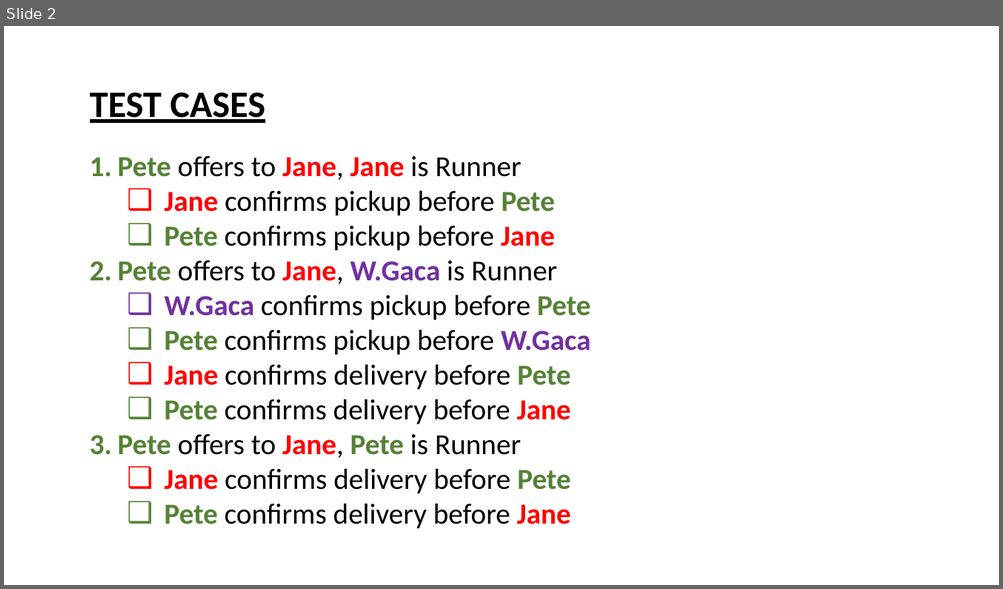
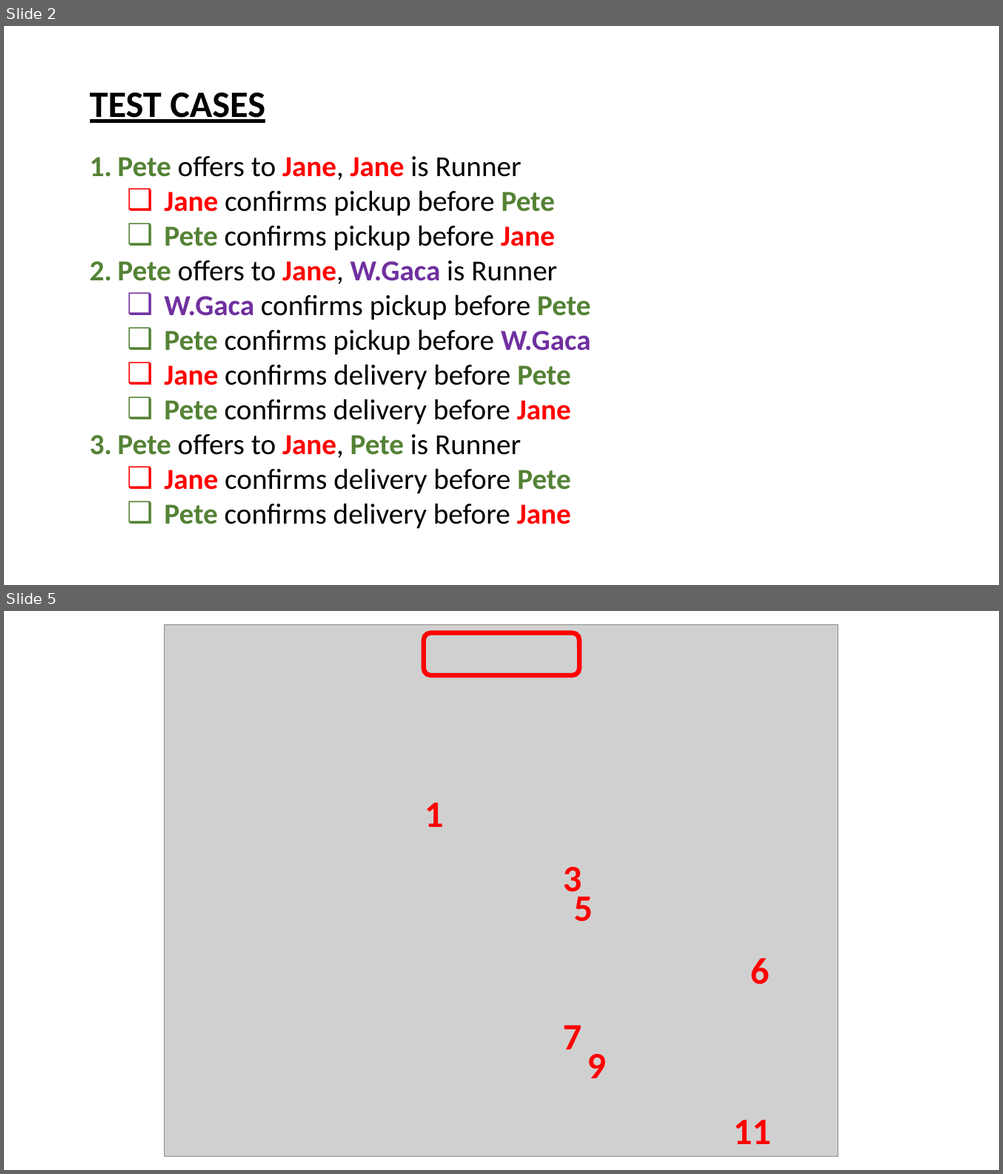
Before and after one commit to PFython/WGACA-UK, a slide deck: project management/Status Flow.pptx. Shown one above the other, each under a label of ours: slide 2 before the commit, slides 2 and 5 after it; the slides between them are not shown. The pictures are 1003x589 and 1003x1174 pixels, drawn with LibreOffice and Linux fonts; fonts in the diff are those of the drawing; grey boxes stand for pictures. Boxes give left, top, right and bottom in pixels: in the first picture for what was removed or moved away, otherwise in the second. Text is boxed around its words. In the diff, an @@ line names an element or a change of style, - is before the commit and + after.

```diff
--- a/project management/Status Flow.pptx
+++ b/project management/Status Flow.pptx
@@ slide 5 added at box(4, 611, 999, 1170), background #FFFFFF @@
@@ picture added at box(165, 625, 838, 1157) @@
@@ rounded rectangle added at box(424, 632, 579, 675), outline #FF0000 4.5 pt @@
@@ text added at box(424, 803, 444, 827), 36 pt, text #FF0000, bold @@
+1
@@ text added at box(563, 867, 582, 900), 36 pt, text #FF0000, bold @@
+3
@@ text added at box(574, 890, 593, 922), 36 pt, text #FF0000, bold @@
+5
@@ text added at box(750, 958, 769, 985), 36 pt, text #FF0000, bold @@
+6
@@ text added at box(563, 1025, 582, 1050), 36 pt, text #FF0000, bold @@
+7
@@ text added at box(587, 1054, 606, 1079), 36 pt, text #FF0000, bold @@
+9
@@ text added at box(733, 1120, 771, 1145), 36 pt, text #FF0000, bold @@
+11
```
Also in this commit, not shown: 5 other slides added, 1 other file.
